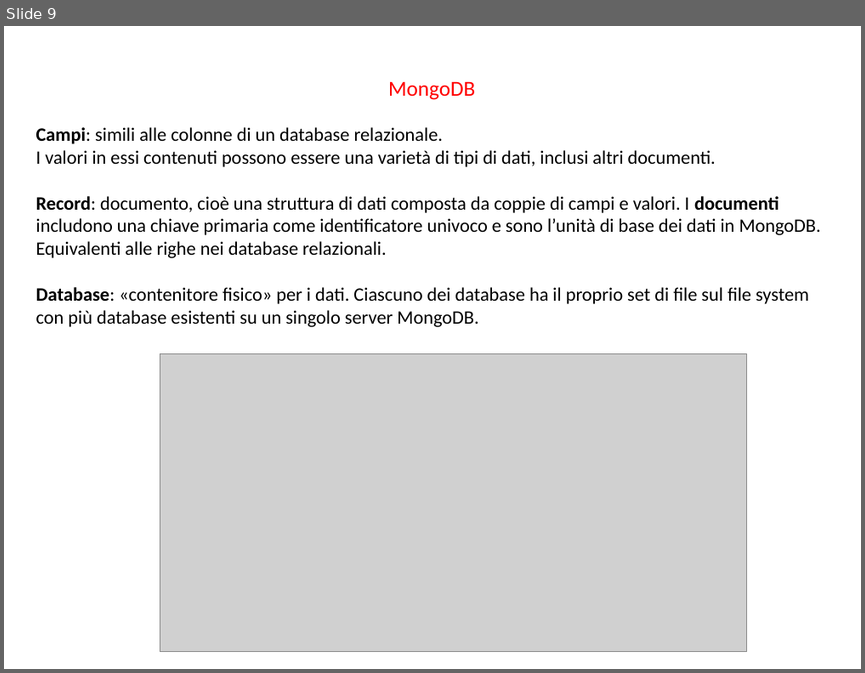
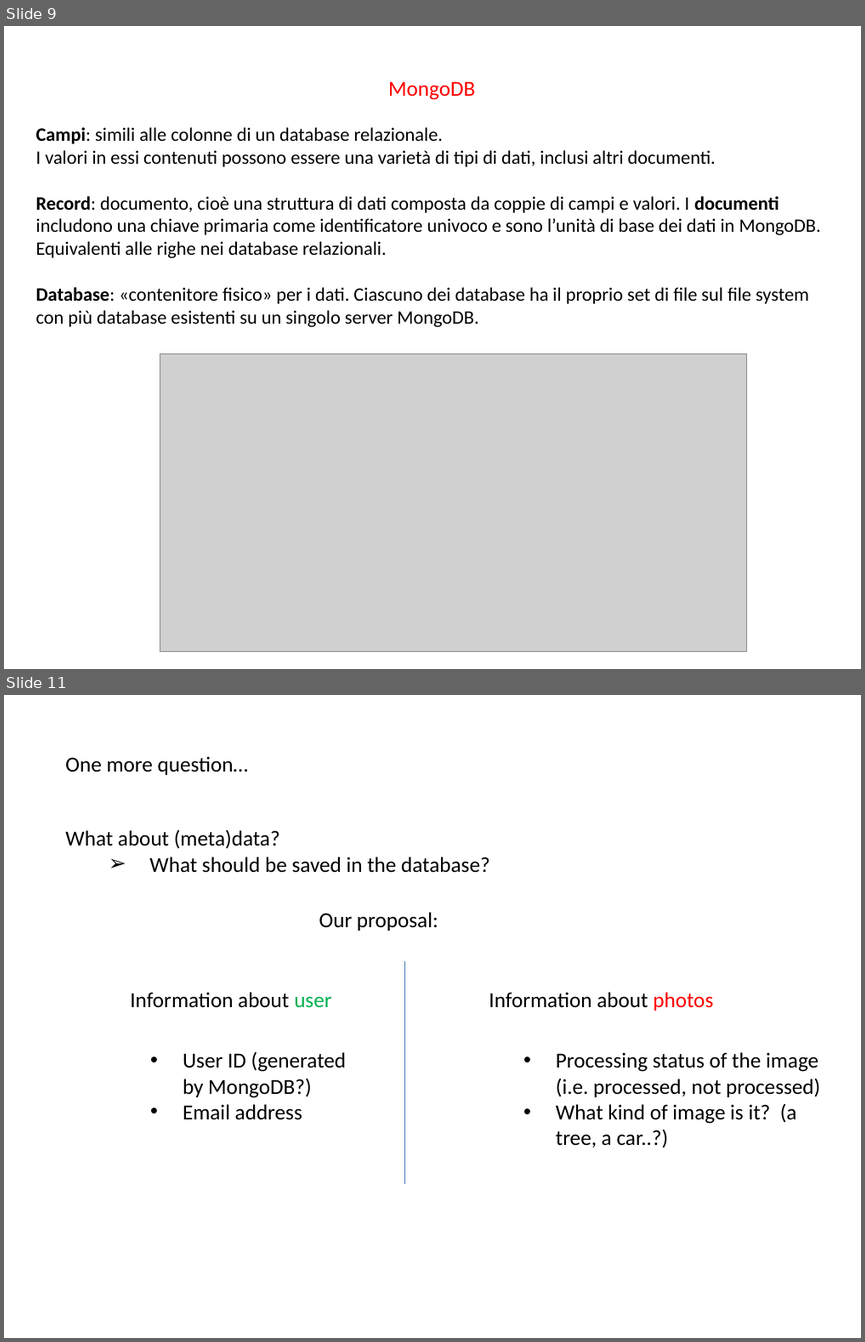
Before and after one commit to AkumuYuma/images_classifier, a slide deck: Progetto-Database.pptx. Shown one above the other, each under a label of ours: slide 9 before the commit, slides 9 and 11 after it; the slides between them are not shown. The pictures are 865x673 and 865x1342 pixels, drawn with LibreOffice and Linux fonts; fonts in the diff are those of the drawing; grey boxes stand for pictures. Boxes give left, top, right and bottom in pixels: in the first picture for what was removed or moved away, otherwise in the second. Text is boxed around its words. In the diff, an @@ line names an element or a change of style, - is before the commit and + after.

```diff
--- a/Progetto-Database.pptx
+++ b/Progetto-Database.pptx
@@ slide 11 added at box(4, 695, 861, 1338), background #FFFFFF @@
@@ text added at box(65, 756, 248, 775), 18 pt, text #000000 @@
+One more question…
@@ text added at box(65, 829, 490, 873), 18 pt, text #000000 @@
+What about (meta)data?
+  ➢ What should be saved in the database?
@@ text added at box(319, 912, 438, 930), 18 pt, text #000000 @@
+Our proposal:
@@ line added from (405, 961) to (405, 1185), #4B7EBC 0.75 pt @@
@@ text added at box(130, 992, 331, 1008), 18 pt, text #000000 @@
+Information about user
@@ text added at box(488, 992, 713, 1010), 18 pt, text #000000 @@
+Information about photos
@@ text added at box(182, 1051, 347, 1120), 18 pt, text #000000 @@
+• User ID (generated by MongoDB?)
+• Email address
@@ text added at box(556, 1052, 820, 1148), 18 pt, text #000000 @@
+• Processing status of the image (i.e. processed, not processed)
+• What kind of image is it? (a tree, a car..?)
```
Also in this commit, not shown: 1 slide changed, 1 other slide added.
